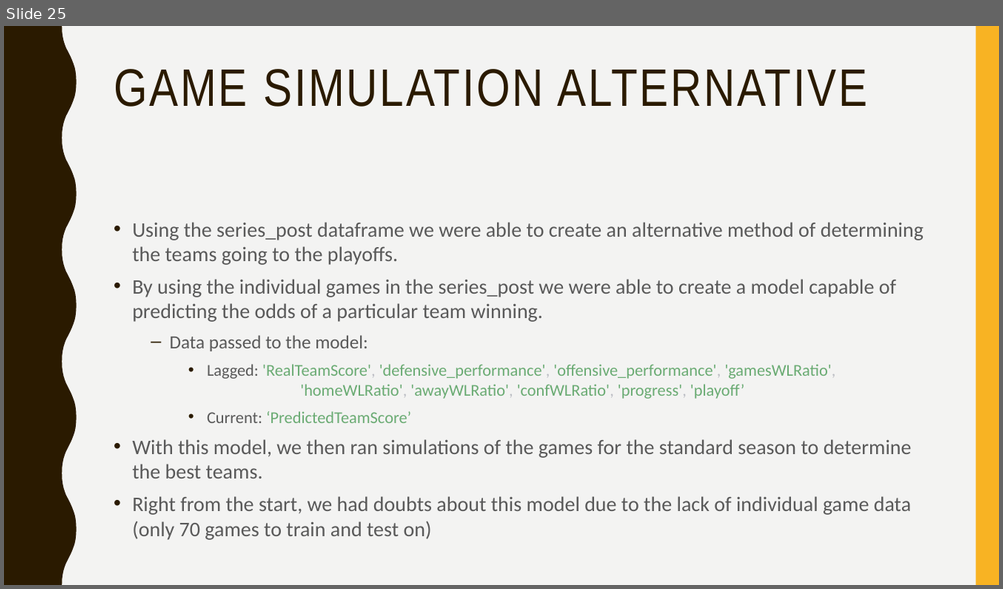
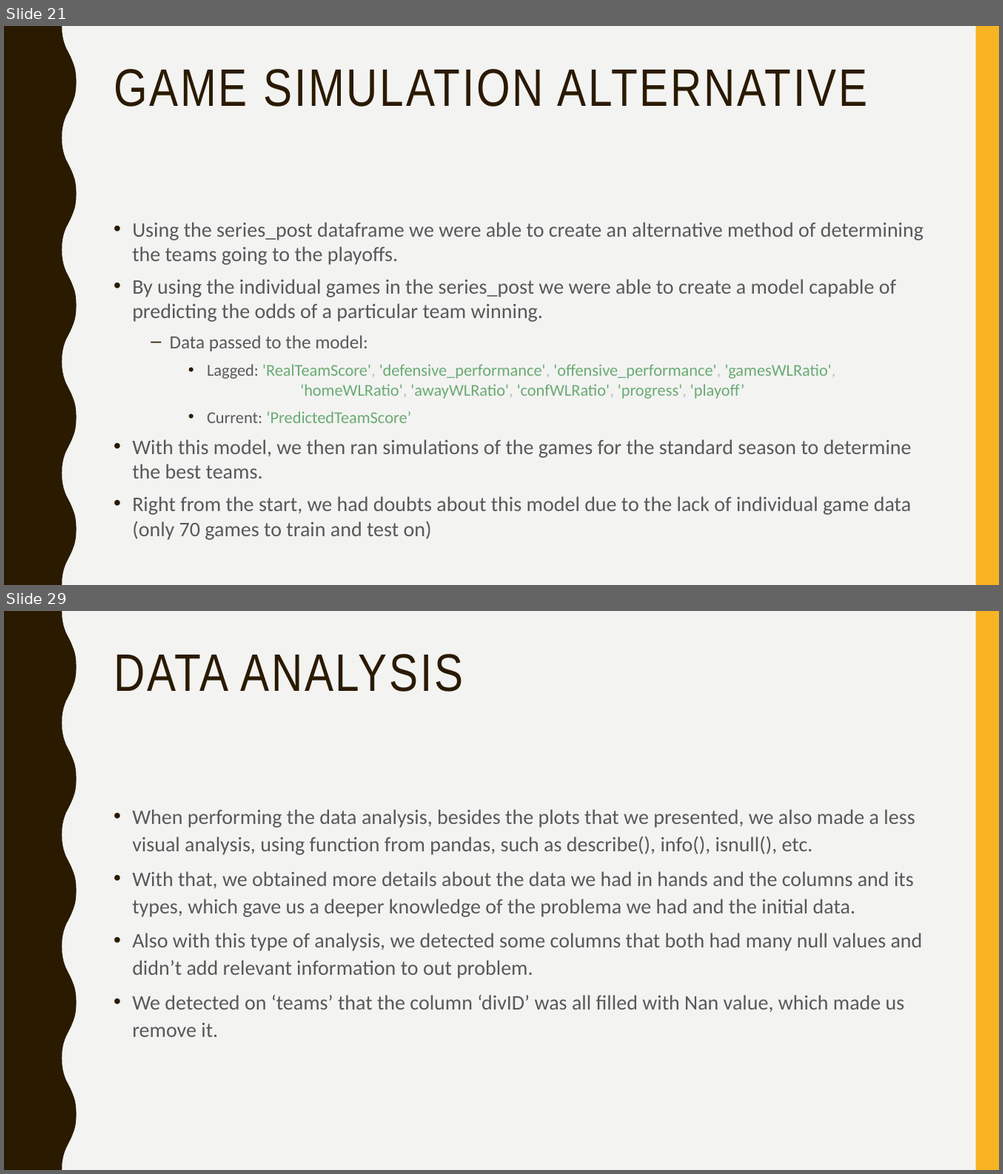
Before and after one commit to afs202005277/AC, a slide deck: ppt projeto.pptx. Shown one above the other, each under a label of ours: slide 25 before the commit, slides 21 and 29 after it; the slides between them are not shown. The pictures are 1003x589 and 1003x1174 pixels, drawn with LibreOffice and Linux fonts; fonts in the diff are those of the drawing. Boxes give left, top, right and bottom in pixels: in the first picture for what was removed or moved away, otherwise in the second. Text is boxed around its words. In the diff, an @@ line names an element or a change of style, - is before the commit and + after.

```diff
--- a/ppt projeto.pptx
+++ b/ppt projeto.pptx
@@ slide 29 added at <box>4,611,999,1170</box>, background #F3F3F2; not listed: 2 template elements that a slide beside it also shows @@
@@ title added at <box>114,654,463,692</box>, 51 pt, text #2A1A00 @@
+DATA ANALYSIS
@@ text added at <box>132,809,922,1037</box>, 20 pt, text #595959 @@
+• When performing the data analysis, besides the plots that we presented, we also made a less visual analysis, using function from pandas, such as describe(), info(), isnull(), etc.
+• With that, we obtained more details about the data we had in hands and the columns and its types, which gave us a deeper knowledge of the problema we had and the initial data.
+• Also with this type of analysis, we detected some columns that both had many null values and didn’t add relevant information to out problem.
+• We detected on ‘teams’ that the column ‘divID’ was all filled with Nan value, which made us remove it.
@@ what was slide 25 is now slide 21 @@
```
Also in this commit, not shown: 1 slide changed, 18 other slides added, 4 slides removed, 1 other file.
